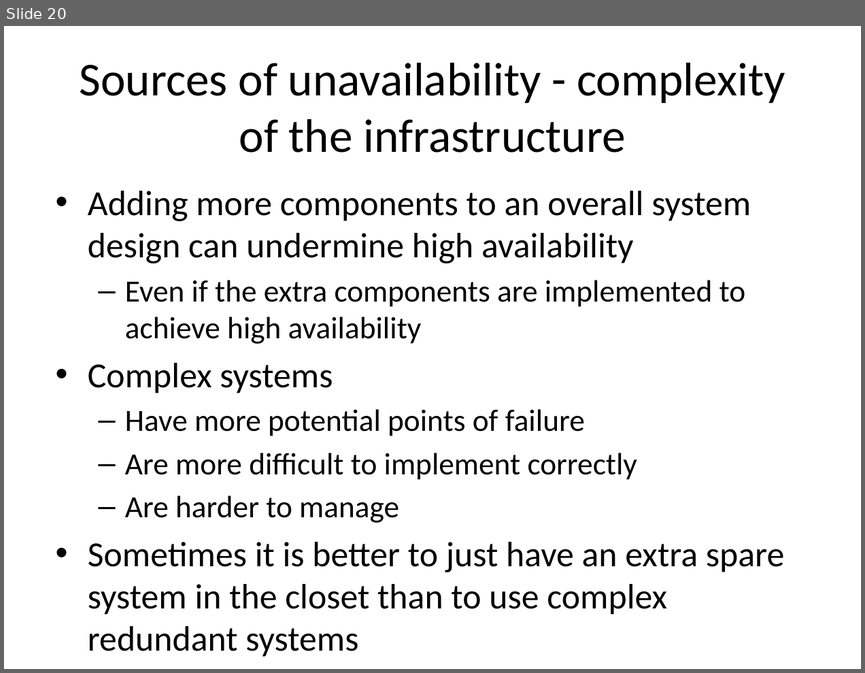
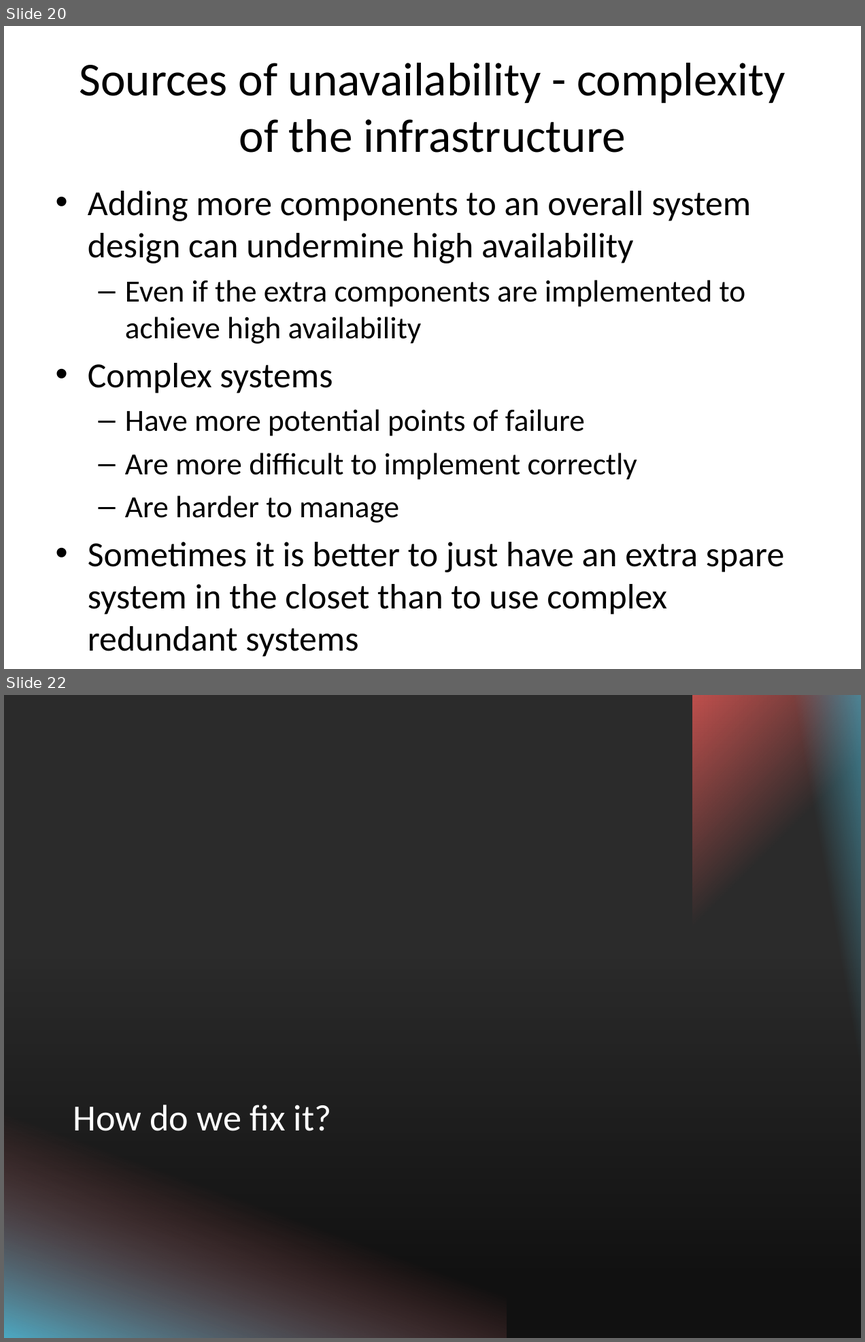
Before and after one commit to SannioEvolution/Material, a slide deck: 18 - Major Causes of Maintenance Problems- Infrastructure code smells.pptx. Shown one above the other, each under a label of ours: slide 20 before the commit, slides 20 and 22 after it; the slides between them are not shown. The pictures are 865x673 and 865x1342 pixels, drawn with LibreOffice and Linux fonts; fonts in the diff are those of the drawing; background and template pictures are left out; a plain dark background stands for a picture behind light text. Boxes give left, top, right and bottom in pixels: in the first picture for what was removed or moved away, otherwise in the second. Text is boxed around its words. In the diff, an @@ line names an element or a change of style, - is before the commit and + after.

```diff
--- a/18 - Major Causes of Maintenance Problems- Infrastructure code smells.pptx
+++ b/18 - Major Causes of Maintenance Problems- Infrastructure code smells.pptx
@@ slide 22 added at (x1=4, y1=695, x2=861, y2=1338), background picture (left out) @@
@@ rectangle added at (x1=692, y1=695, x2=861, y2=982), fill gradient #C0504D @@
@@ rectangle added at (x1=791, y1=695, x2=861, y2=1338), fill gradient #4BACC6 @@
@@ rectangle added at (x1=5, y1=958, x2=861, y2=1338), fill gradient #000000 @@
@@ rectangle added at (x1=4, y1=1086, x2=506, y2=1338), fill gradient #4BACC6 to #C0504D @@
@@ title added at (x1=73, y1=1104, x2=332, y2=1131), 31 pt, text #FFFFFF @@
+How do we fix it?
```
Also in this commit, not shown: 14 slides changed, 6 other slides added, 1 other file.
